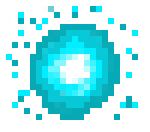
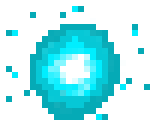
Two versions of the same layered image (150px x 132px). Layer-by-layer changes:
painted on "Ebene 4" over [6, 6, 150, 120]
